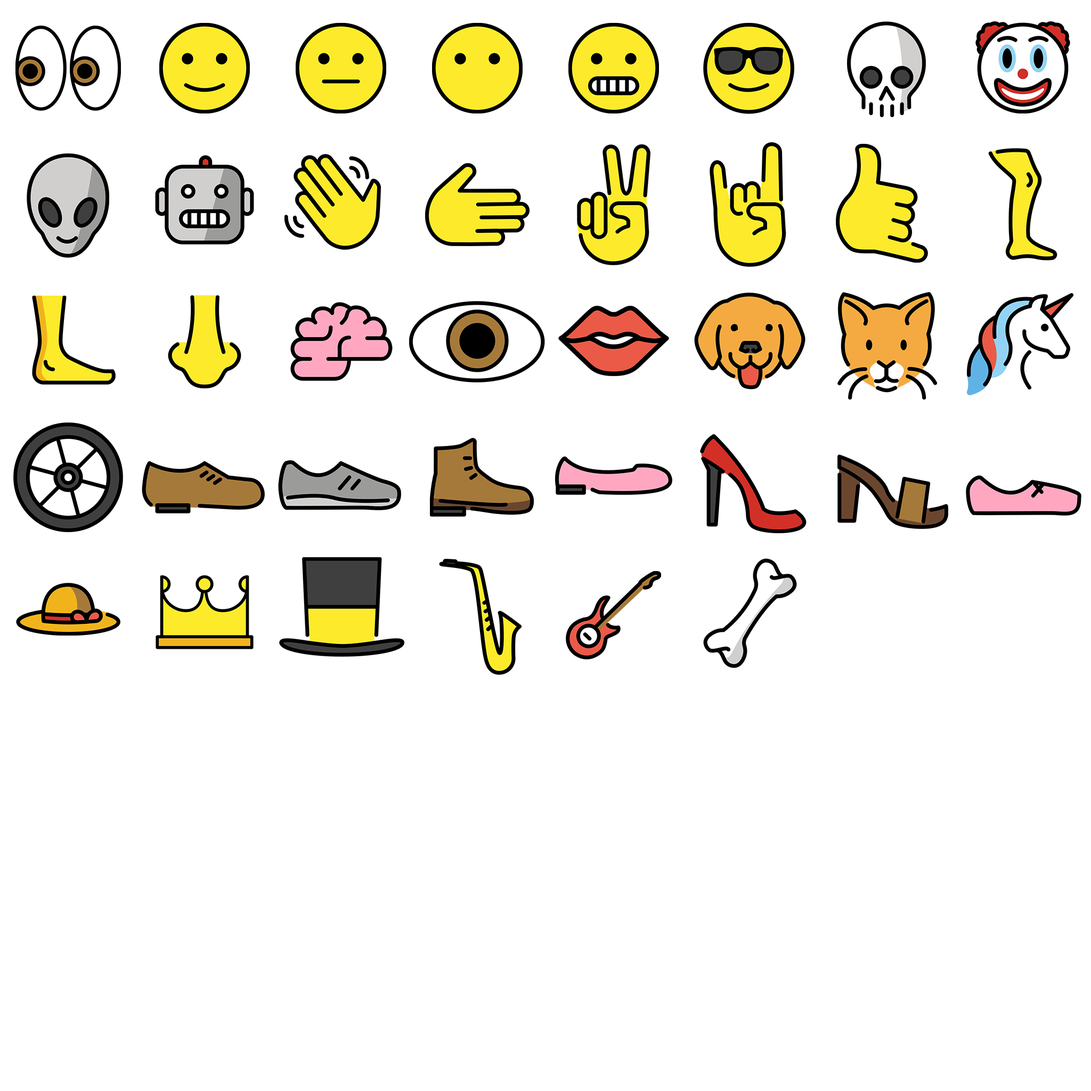
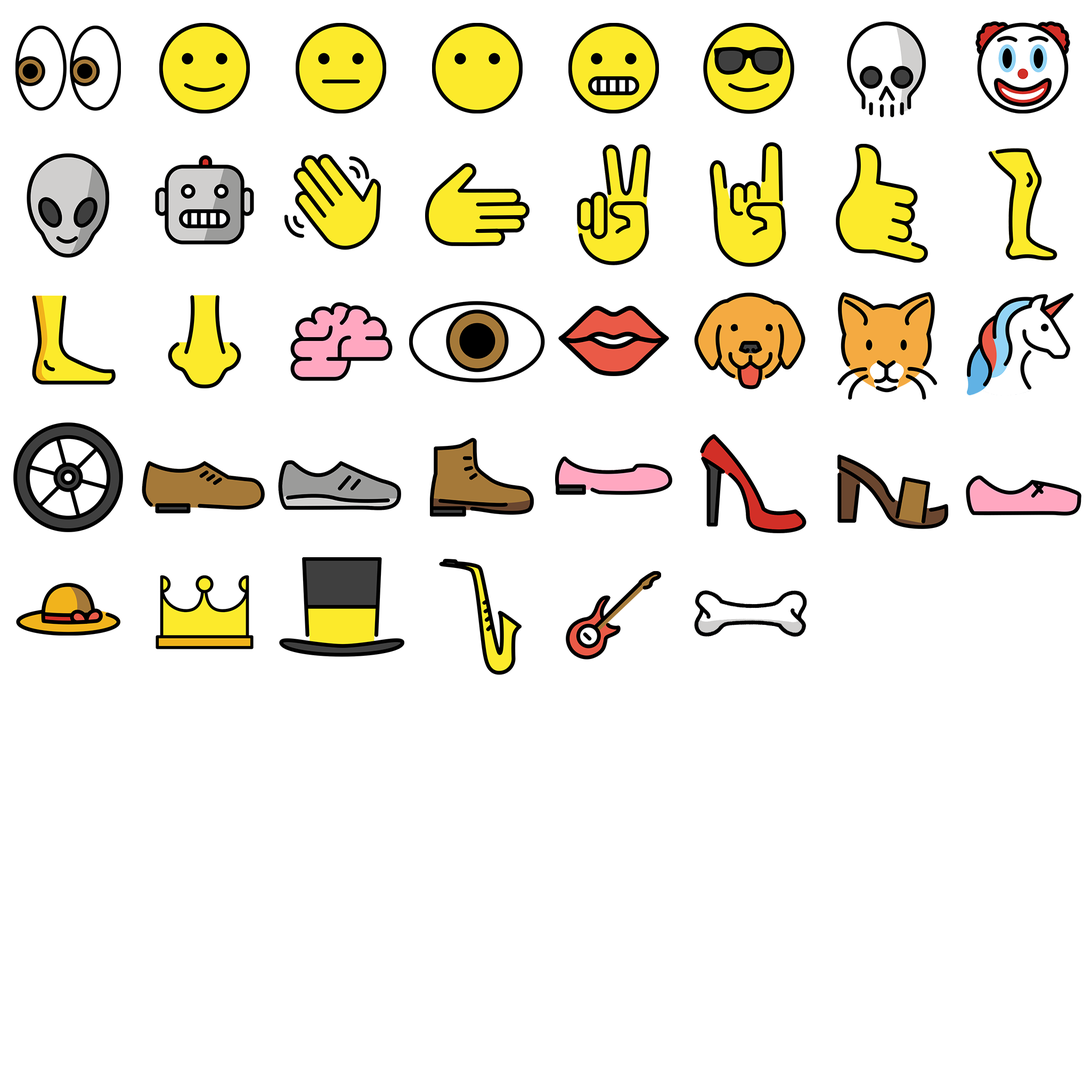
Revision of a layered 1091x1091 image; what changed, layer by layer:
painted on "1F9B4_color" over [694, 558, 808, 669]
